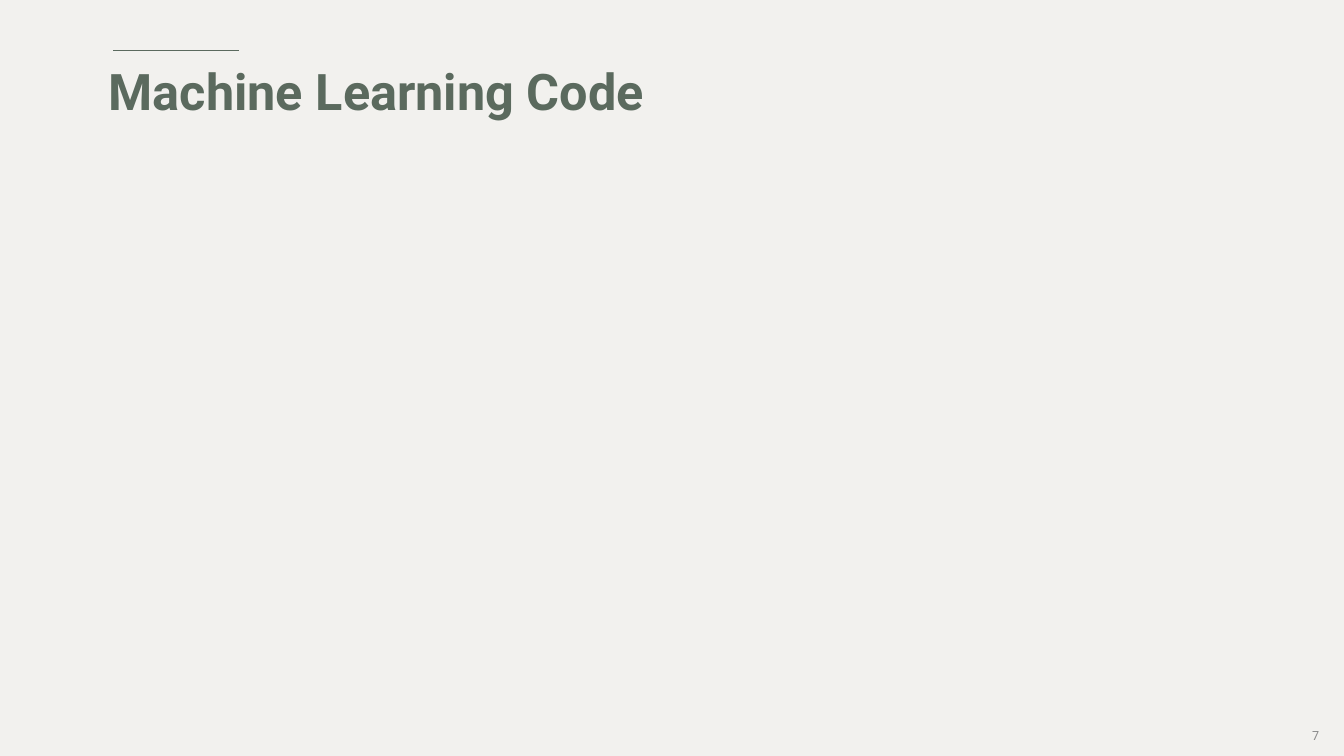
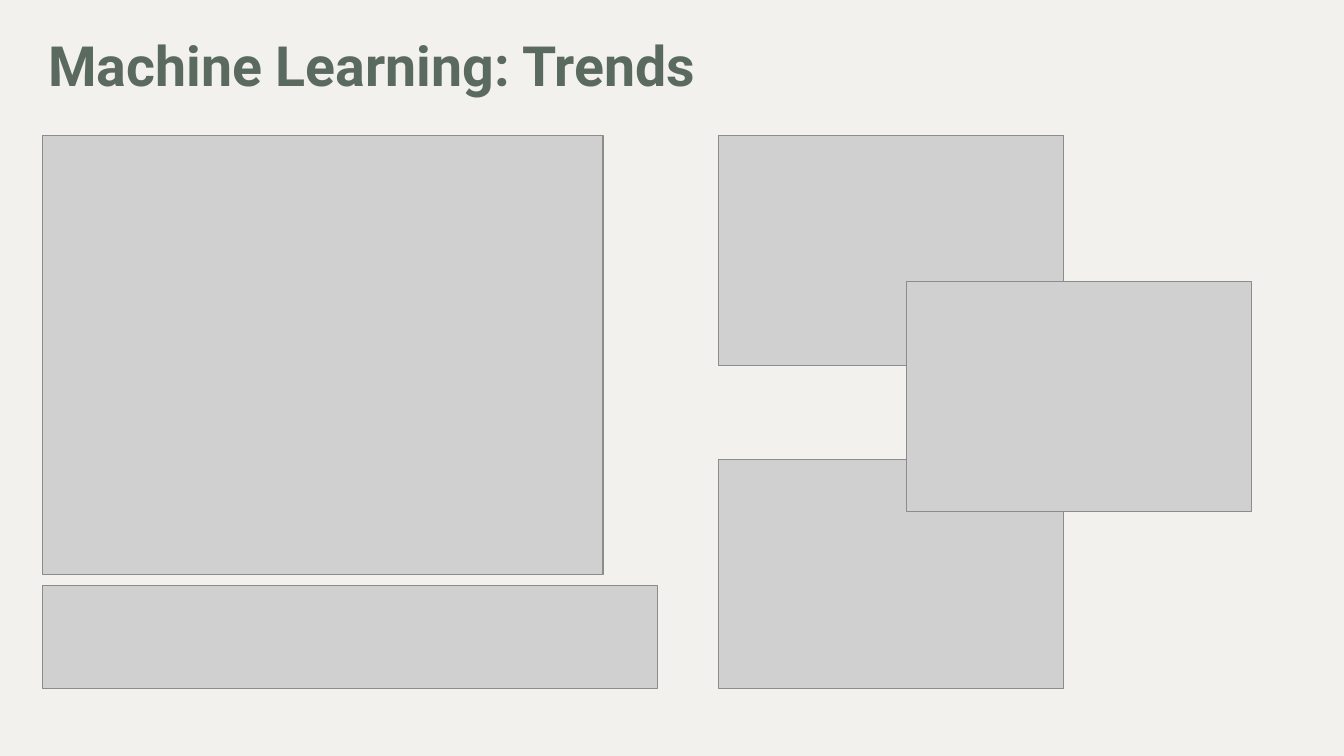
Before and after one commit to gemelodyyu/Trends-in-Foster-Care-and-Adoption, a slide deck: slide 7 of Power Point/Project 3-Trends in Foster Care.pptx. Drawn at 1344x756 pixels with LibreOffice and Linux fonts; fonts in the diff are those of the drawing; grey boxes stand for pictures. Boxes give left, top, right and bottom in pixels: in the first picture for what was removed or moved away, otherwise in the second. Text is boxed around its words. In the diff, an @@ line names an element or a change of style, - is before the commit and + after.

```diff
--- a/Power Point/Project 3-Trends in Foster Care.pptx
+++ b/Power Point/Project 3-Trends in Foster Care.pptx
@@ title at [48, 44, 695, 98]: text changed; size 36 to 39.6 pt @@
-Machine Learning Code
+Machine Learning: Trends
@@ line removed from (113, 50) to (239, 50) @@
@@ picture added at [42, 135, 603, 575] @@
@@ picture added at [719, 135, 1064, 365] @@
@@ picture added at [907, 281, 1252, 511] @@
@@ picture added at [719, 459, 1064, 689] @@
@@ picture added at [42, 586, 657, 690] @@
@@ page number removed at [1312, 731, 1319, 740] @@
-7
```
Also in this commit, not shown: 2 other slides changed, 1 slide added, 1 slide removed.
